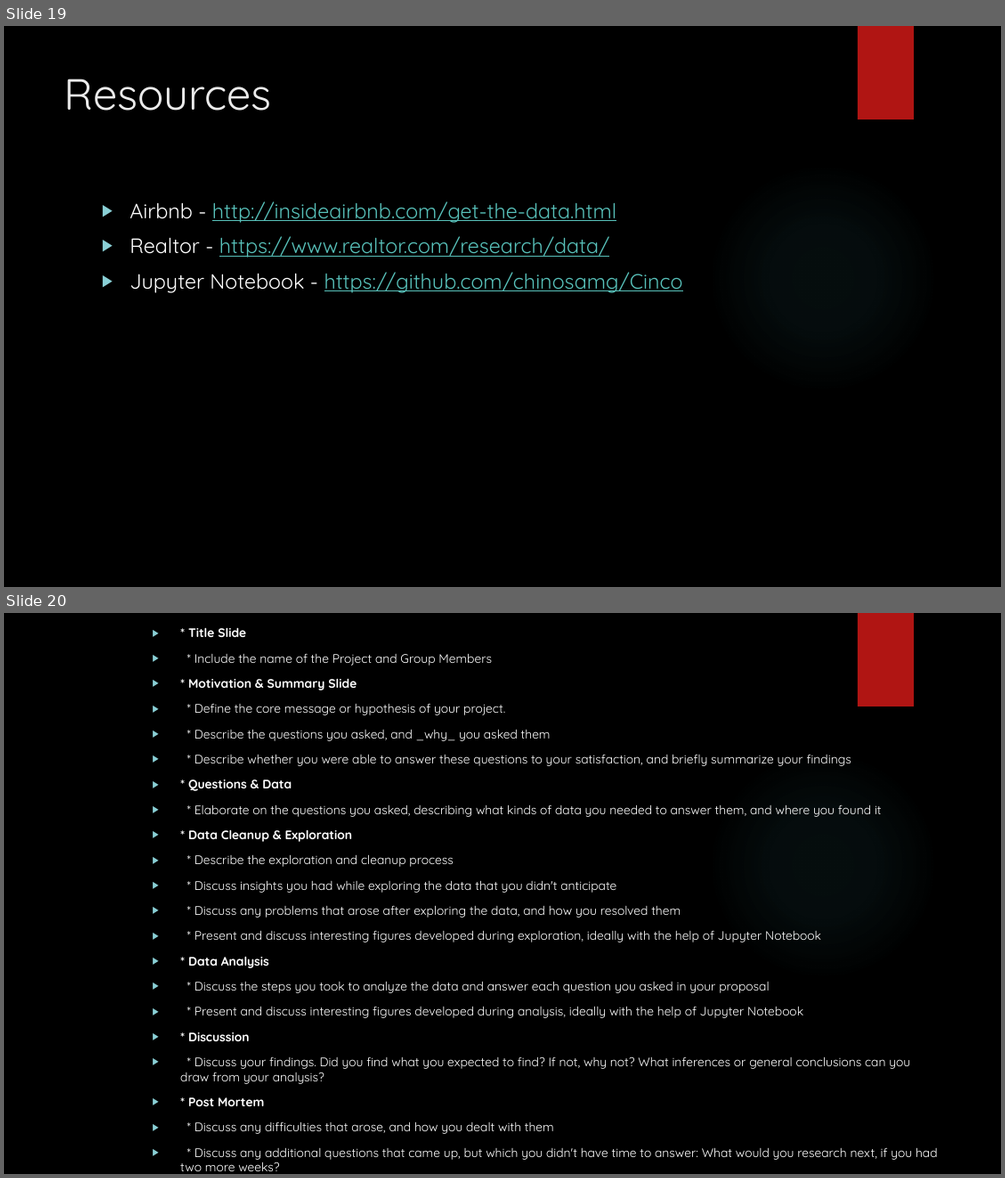
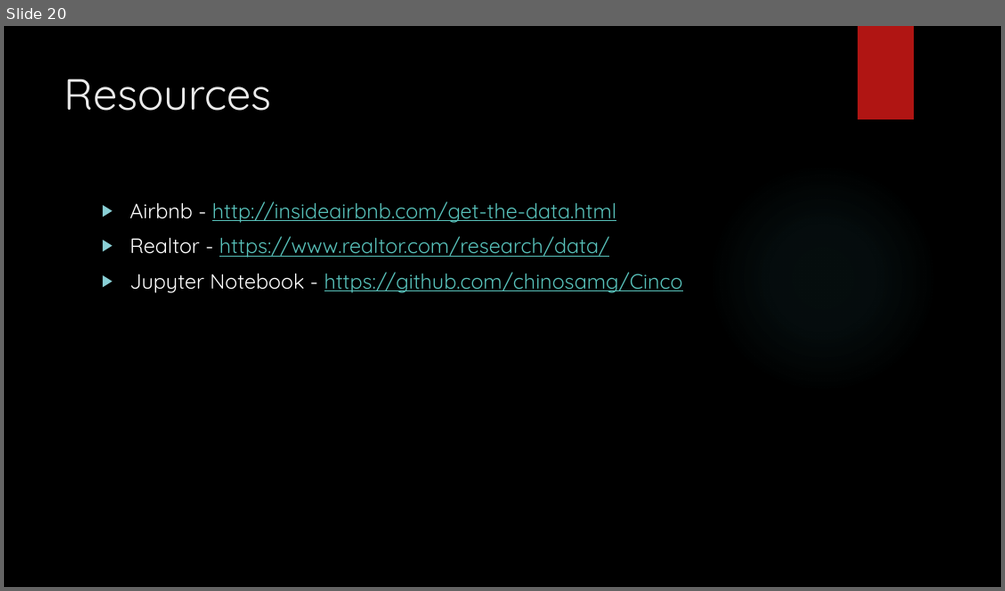
Before and after one commit to chinosamg/Cinco, a slide deck: Team Cinco.pptx. Shown one above the other, each under a label of ours: slides 19 and 20 before the commit, slide 20 after it. The pictures are 1005x1178 and 1005x591 pixels, drawn with LibreOffice and Linux fonts; fonts in the diff are those of the drawing; background and template pictures are left out. Boxes give left, top, right and bottom in pixels: in the first picture for what was removed or moved away, otherwise in the second. Text is boxed around its words. In the diff, an @@ line names an element or a change of style, - is before the commit and + after.

```diff
--- a/Team Cinco.pptx
+++ b/Team Cinco.pptx
@@ slide 20 removed at bbox=[4, 613, 1001, 1174], background picture (left out); not listed: 2 template elements that a slide beside it also shows @@
@@ text removed at bbox=[180, 627, 938, 1171] @@
-▶ * Title Slide
-▶ * Include the name of the Project and Group Members
-▶ * Motivation & Summary Slide
-▶ * Define the core message or hypothesis of your project.
-▶ * Describe the questions you asked, and _why_ you asked them
-▶ * Describe whether you were able to answer these questions to your satisfaction, and briefly summarize your findings
-▶ * Questions & Data
-▶ * Elaborate on the questions you asked, describing what kinds of data you needed to answer them, and where you found it
-▶ * Data Cleanup & Exploration
-▶ * Describe the exploration and cleanup process
-▶ * Discuss insights you had while exploring the data that you didn't anticipate
-▶ * Discuss any problems that arose after exploring the data, and how you resolved them
-▶ * Present and discuss interesting figures developed during exploration, ideally with the help of Jupyter Notebook
-▶ * Data Analysis
-▶ * Discuss the steps you took to analyze the data and answer each question you asked in your proposal
-▶ * Present and discuss interesting figures developed during analysis, ideally with the help of Jupyter Notebook
-▶ * Discussion
-▶ * Discuss your findings. Did you find what you expected to find? If not, why not? What inferences or general conclusions can you draw from your analysis?
-▶ * Post Mortem
-▶ * Discuss any difficulties that arose, and how you dealt with them
-▶ * Discuss any additional questions that came up, but which you didn't have time to answer: What would you research next, if you had two more weeks?
-▶ * Questions
-▶ * Open-floor Q&A with the audience
@@ what was slide 19 is now slide 20 @@
```
Also in this commit, not shown: 2 slides changed, 11 other slides removed.
